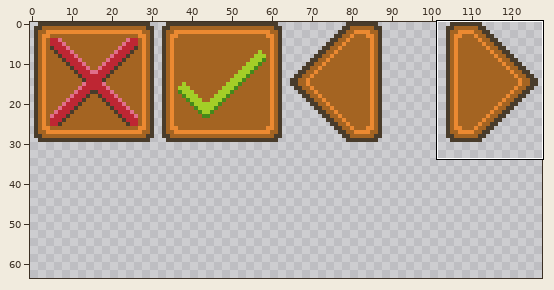
Sprite sheet -- res/assets/mm-gui-controlls.png. The picture above shows the old version from afar; the outline marks the close-up.
Close-up. Before the commit:
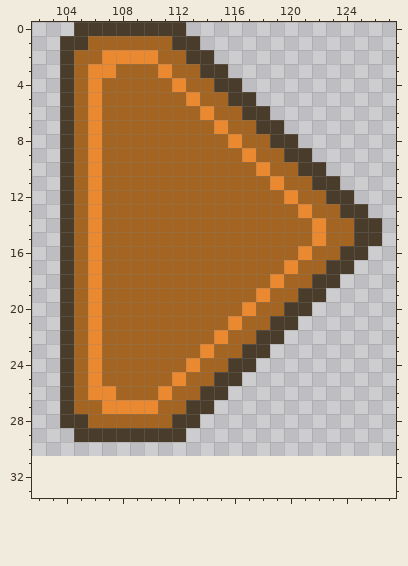
The file is 128x32 pixels. Shown: x 102..127, y 0..33. The old version is drawn lined up with the new one, on the new canvas. The commit also changed other parts of the picture, which this record leaves out.
Now the later version:
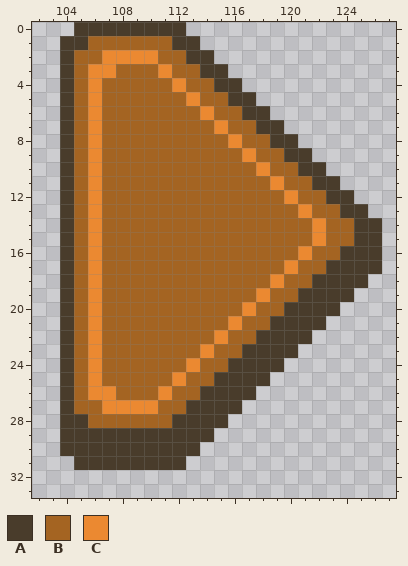
Palette (. is transparent): A #493c2b  B #a46422  C #eb8931
Edits made:
canvas 128x32 -> 128x64, the old top-left corner now at 0,-1 (the part of the old canvas that was cut away was empty and is not shown)
@@ x 102..127 @@
 15 ..ABCBBBBBBBBBBBBBBBCBBAA.
-16 ..ABCBBBBBBBBBBBBBBCBBAA..
-17 ..ABCBBBBBBBBBBBBBCBBAA...
-18 ..ABCBBBBBBBBBBBBCBBAA....
-19 ..ABCBBBBBBBBBBBCBBAA.....
-20 ..ABCBBBBBBBBBBCBBAA......
-21 ..ABCBBBBBBBBBCBBAA.......
-22 ..ABCBBBBBBBBCBBAA........
-23 ..ABCBBBBBBBCBBAA.........
-24 ..ABCBBBBBBCBBAA..........
-25 ..ABCBBBBBCBBAA...........
-26 ..ABCCBBBCBBAA............
-27 ..ABBCCCCBBAA.............
-28 ..AABBBBBBAA..............
-29 ...AAAAAAAA...............
-30 ..........................
-31 ..........................
+16 ..ABCBBBBBBBBBBBBBBCBBAAA.
+17 ..ABCBBBBBBBBBBBBBCBBAAAA.
+18 ..ABCBBBBBBBBBBBBCBBAAAA..
+19 ..ABCBBBBBBBBBBBCBBAAAA...
+20 ..ABCBBBBBBBBBBCBBAAAA....
+21 ..ABCBBBBBBBBBCBBAAAA.....
+22 ..ABCBBBBBBBBCBBAAAA......
+23 ..ABCBBBBBBBCBBAAAA.......
+24 ..ABCBBBBBBCBBAAAA........
+25 ..ABCBBBBBCBBAAAA.........
+26 ..ABCCBBBCBBAAAA..........
+27 ..ABBCCCCBBAAAA...........
+28 ..AABBBBBBAAAA............
+29 ..AAAAAAAAAAA.............
+30 ..AAAAAAAAAA..............
+31 ...AAAAAAAA...............
 32 ..........................
Where, in picture pixels (left, top, right, bottom), the same in both close-ups:
added: (60, 246, 382, 470)
